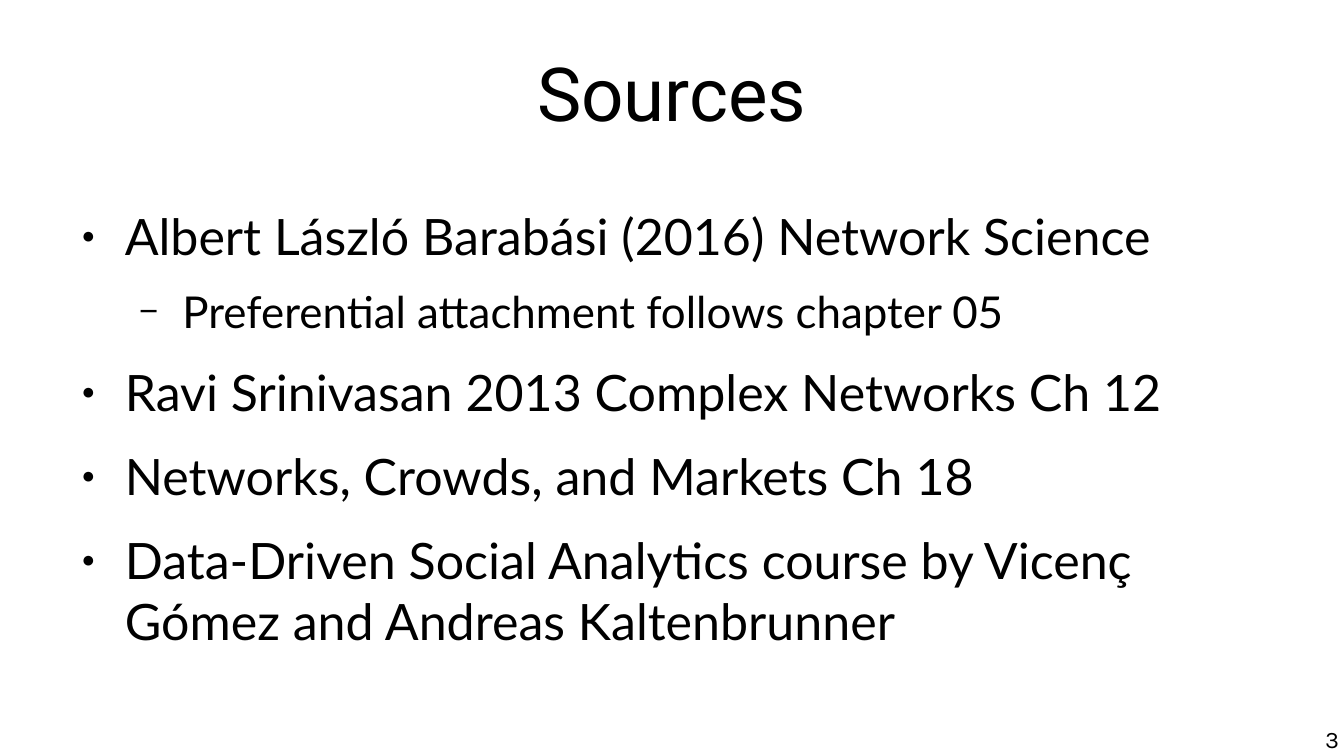
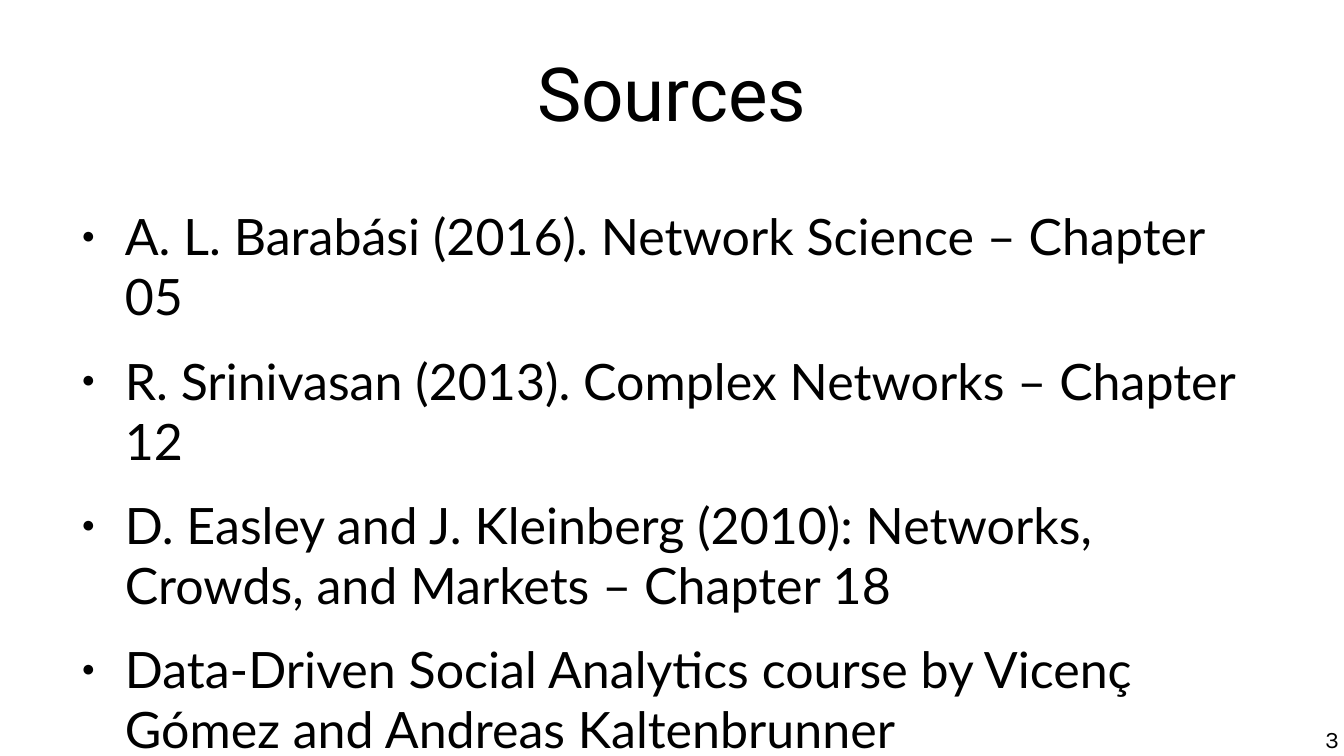
Before and after one commit to chatox/networks-science-course, a slide deck: slide 3 of theory/odp/tt16-preferential_attachment.odp. Drawn at 1344x756 pixels with LibreOffice and Linux fonts; fonts in the diff are those of the drawing. Boxes give left, top, right and bottom in pixels: in the first picture for what was removed or moved away, otherwise in the second. Text is boxed around its words. In the diff, an @@ line names an element or a change of style, - is before the commit and + after.

```diff
--- a/theory/odp/tt16-preferential_attachment.odp
+++ b/theory/odp/tt16-preferential_attachment.odp
@@ text at <box>125,216,1236,613</box>: text changed @@
-● Albert László Barabási (2016) Network Science
-  − Preferential attachment follows chapter 05
-● Ravi Srinivasan 2013 Complex Networks Ch 12
-● Networks, Crowds, and Markets Ch 18
+● A. L. Barabási (2016). Network Science – Chapter 05
+● R. Srinivasan (2013). Complex Networks – Chapter 12
+● D. Easley and J. Kleinberg (2010): Networks, Crowds, and Markets – Chapter 18
```
Also in this commit, not shown: 1 other slide changed, 7 other files.
